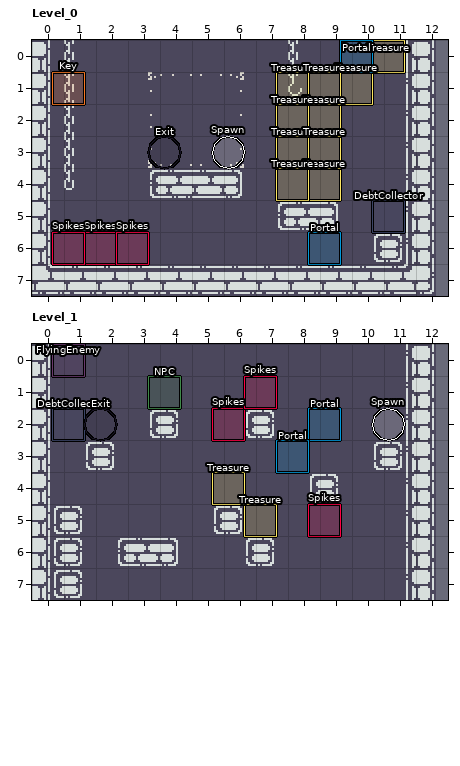
LDtk project -- Source/level/world.ldtk. Above, as it was before the edit.
Cells are 16x16 px. Shown: Level_0 x 0..12, y 0..7; Level_1 x 0..12, y 0..7. The commit also changed other parts of the map, which this record leaves out. Layer "Tax" is drawn -6,0 px off the grid. Layer "Tiles1" is drawn -6,0 px off the grid.
The same view after the edit:
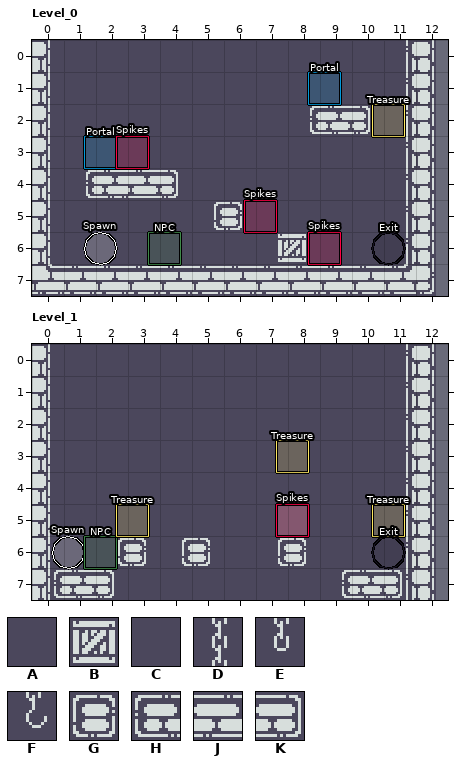
Key: from "Tax": A 1; from "Tileset": B 234, C 761, D 857, E 907, F 960, G 1345, H 1395, J 1396, K 1397.
_ is an empty cell.
Objects are placed by their top-left corner, in cells (3,4 is the top-left corner of cell 3,4); size is 1x1 cell unless given.
Diff:
{"where": "layer \"Tiles1\", Level_0"}
{"y":0,"x":1,"old":"D","new":"C"}
{"y":0,"x":8,"old":"D","new":"C"}
{"y":1,"x":1,"old":"D","new":"C"}
{"y":1,"x":8,"old":"F","new":"C"}
{"y":2,"x":1,"old":"D","new":"C"}
{"y":2,"x":9,"old":"CC","new":"HK"}
{"y":3,"x":1,"old":"D","new":"C"}
{"y":4,"x":1,"old":"ECCHJK","new":"CHJKCC"}
{"y":5,"x":6,"old":"C","new":"G"}
{"y":5,"x":8,"old":"HK","new":"CC"}
{"y":6,"x":8,"old":"C","new":"B"}
{"y":6,"x":11,"old":"G","new":"C"}
{"where": "layer \"Entities\", Level_0"}
{"now": "\"Spawn\" ellipse at 1.6,6"}
{"now": "\"Exit\" ellipse at 10.6,6"}
{"now": "\"Portal\" rectangle at 8.6,1"}
{"now": "\"Portal\" rectangle at 1.6,3"}
{"now": "\"NPC\" rectangle at 3.6,6"}
{"now": "\"Spikes\" rectangle at 8.6,6"}
{"now": "\"Treasure\" rectangle at 10.6,2"}
{"now": "\"Spikes\" rectangle at 2.6,3"}
{"now": "\"Spikes\" rectangle at 6.6,5"}
{"was": "\"Treasure\" rectangle at 8.6,4"}
{"was": "\"Treasure\" rectangle at 10.6,0"}
{"was": "\"Treasure\" rectangle at 9.6,1"}
{"was": "\"Spawn\" ellipse at 5.6,3"}
{"was": "\"Spikes\" rectangle at 1.6,6"}
{"was": "\"Spikes\" rectangle at 0.6,6"}
{"was": "\"Spikes\" rectangle at 2.6,6"}
{"was": "\"Exit\" ellipse at 3.6,3"}
{"was": "\"Portal\" rectangle at 9.6,0"}
{"was": "\"Portal\" rectangle at 8.6,6"}
{"was": "\"Treasure\" rectangle at 7.6,4"}
{"was": "\"Treasure\" rectangle at 7.6,3"}
{"was": "\"Treasure\" rectangle at 8.6,3"}
{"was": "\"Treasure\" rectangle at 8.6,2"}
{"was": "\"Treasure\" rectangle at 7.6,2"}
{"was": "\"Treasure\" rectangle at 7.6,1"}
{"was": "\"Treasure\" rectangle at 8.6,1"}
{"was": "\"Key\" rectangle at 0.6,1"}
{"was": "\"DebtCollector\" rectangle at 10.6,5"}
{"where": "layer \"Tax\", Level_0"}
{"y":1,"x":4,"old":"A","new":"_"}
{"y":1,"x":6,"old":"A","new":"_"}
{"y":2,"x":4,"old":"AAA","new":"___"}
{"y":3,"x":4,"old":"AAA","new":"___"}
{"where": "layer \"Tiles1\", Level_1"}
{"y":2,"x":4,"old":"G","new":"C"}
{"y":2,"x":7,"old":"G","new":"C"}
{"y":3,"x":2,"old":"G","new":"C"}
{"y":3,"x":11,"old":"G","new":"C"}
{"y":4,"x":9,"old":"G","new":"C"}
{"y":5,"x":1,"old":"G","new":"C"}
{"y":5,"x":6,"old":"G","new":"C"}
{"y":5,"x":8,"old":"C","new":"_"}
{"y":6,"x":1,"old":"G","new":"C"}
{"y":6,"x":3,"old":"HKC","new":"GCG"}
{"y":6,"x":7,"old":"GC","new":"CG"}
{"y":7,"x":1,"old":"GC","new":"HK"}
{"y":7,"x":10,"old":"CC","new":"HK"}
{"where": "layer \"Entities\", Level_1"}
{"now": "\"Spawn\" ellipse at 0.6,6"}
{"now": "\"Exit\" ellipse at 10.6,6"}
{"now": "\"NPC\" rectangle at 1.6,6"}
{"now": "\"Spikes\" rectangle at 7.6,5"}
{"now": "\"Treasure\" rectangle at 2.6,5"}
{"now": "\"Treasure\" rectangle at 7.6,3"}
{"now": "\"Treasure\" rectangle at 10.6,5"}
{"was": "\"Spawn\" ellipse at 10.6,2"}
{"was": "\"Spikes\" rectangle at 5.6,2"}
{"was": "\"Spikes\" rectangle at 6.6,1"}
{"was": "\"Spikes\" rectangle at 8.6,5"}
{"was": "\"FlyingEnemy\" rectangle at 0.6,0"}
{"was": "\"NPC\" rectangle at 3.6,1"}
{"was": "\"Treasure\" rectangle at 6.6,5"}
{"was": "\"Treasure\" rectangle at 5.6,4"}
{"was": "\"DebtCollector\" rectangle at 0.6,2"}
{"was": "\"Exit\" ellipse at 1.6,2"}
{"was": "\"Portal\" rectangle at 8.6,2"}
{"was": "\"Portal\" rectangle at 7.6,3"}
